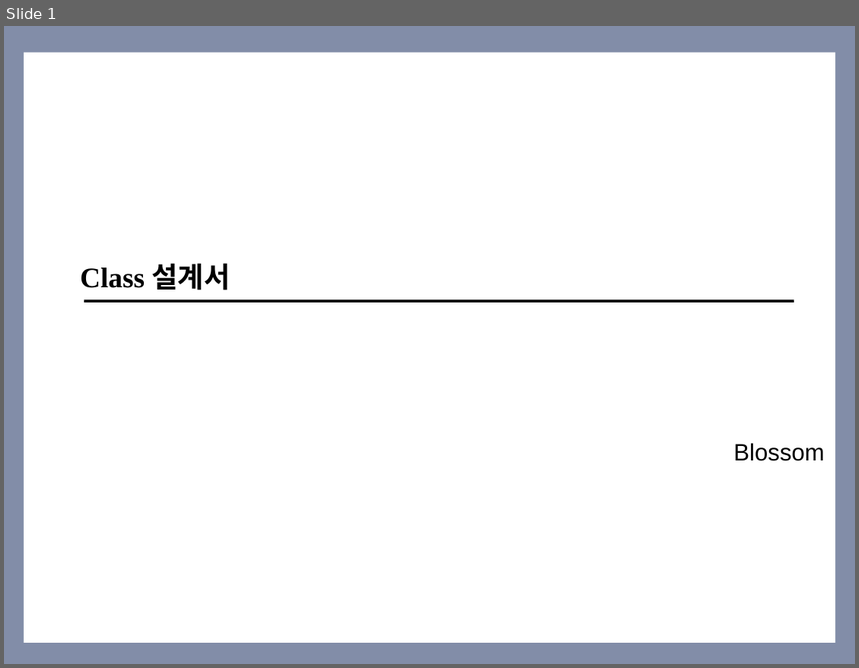
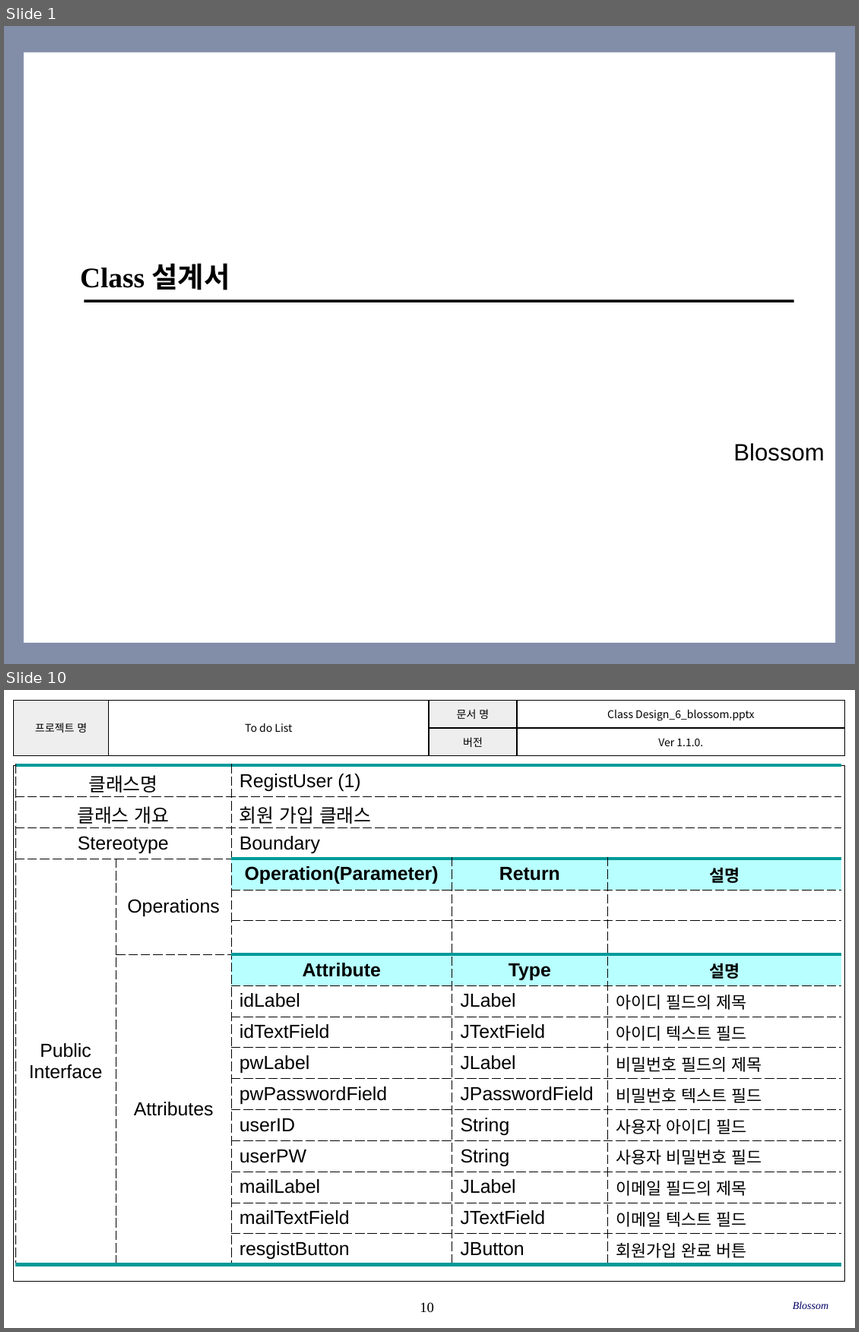
Before and after one commit to SE-admin/SE2017_6_blossom, a slide deck: doc/3_ 설계서/Class Design_6_blossom.pptx. Shown one above the other, each under a label of ours: slide 1 before the commit, slides 1 and 10 after it; the slides between them are not shown. The pictures are 859x668 and 859x1332 pixels, drawn with LibreOffice and Linux fonts; fonts in the diff are those of the drawing; background and template pictures are left out. Boxes give left, top, right and bottom in pixels: in the first picture for what was removed or moved away, otherwise in the second. Text is boxed around its words. In the diff, an @@ line names an element or a change of style, - is before the commit and + after.

Commit message:
2017 - 05 - 25	Ver 1.1.0.	RegistUser, LoginSolution 클래스 추가	임현

```diff
--- a/doc/3_ 설계서/Class Design_6_blossom.pptx
+++ b/doc/3_ 설계서/Class Design_6_blossom.pptx
@@ slide 10 added at bbox=[4, 690, 855, 1328], background #FFFFFF @@
@@ table added at bbox=[13, 700, 845, 796], 2 rows, 4 columns @@
+프로젝트 명 | To do List | 문서 명 | Class Design_6_blossom.pptx
+ |  | 버전 | Ver 1.1.0.
@@ rectangle added at bbox=[13, 766, 845, 1281], outline #000000 0.75 pt @@
@@ table added at bbox=[15, 766, 842, 1265], 16 rows, 5 columns @@
+클래스명 |  | RegistUser (1) |  | 
+클래스 개요 |  | 회원 가입 클래스 |  | 
+Stereotype |  | Boundary |  | 
+Public / Interface | Operations | Operation(Parameter) | Return | 설명
+ |  |  |  | 
+ |  |  |  | 
+ | Attributes | Attribute | Type | 설명
+ |  | idLabel | JLabel | 아이디 필드의 제목
+ |  | idTextField | JTextField | 아이디 텍스트 필드
+ |  | pwLabel | JLabel | 비밀번호 필드의 제목
+ |  | pwPasswordField | JPasswordField | 비밀번호 텍스트 필드
+ |  | userID | String | 사용자 아이디 필드
+ |  | userPW | String | 사용자 비밀번호 필드
+ |  | mailLabel | JLabel | 이메일 필드의 제목
+ |  | mailTextField | JTextField | 이메일 텍스트 필드
+ |  | resgistButton | JButton | 회원가입 완료 버튼
@@ page number added at bbox=[420, 1303, 434, 1312], 12 pt, text #000000 @@
+10
@@ text added at bbox=[793, 1302, 829, 1309], 9 pt, text #000066, italic @@
+Blossom
```
Also in this commit, not shown: 8 slides changed, 1 other slide added.
